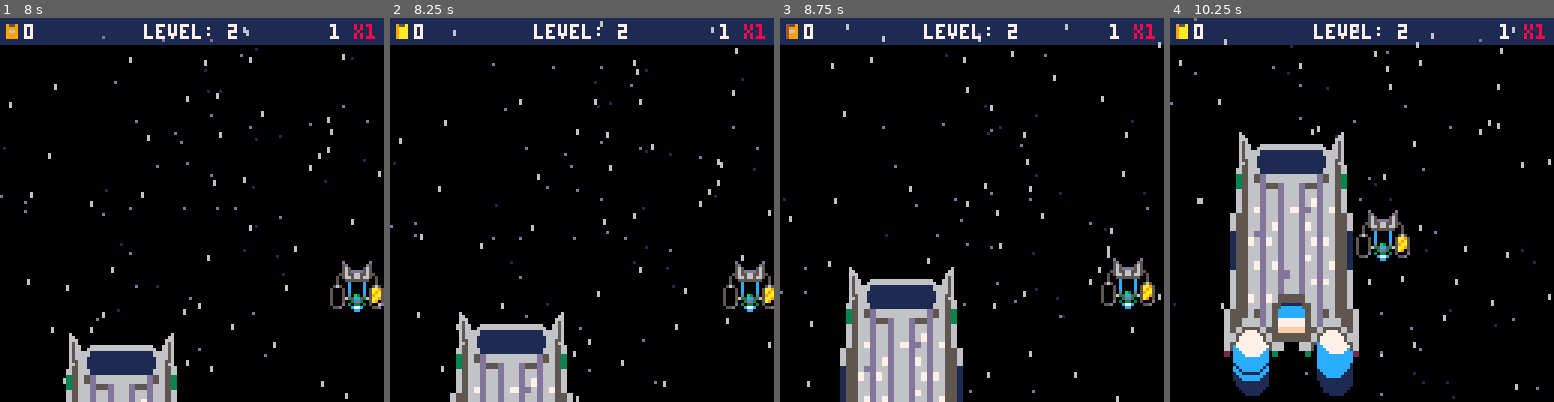
Above: before the commit, frames 1-4 (left to right).
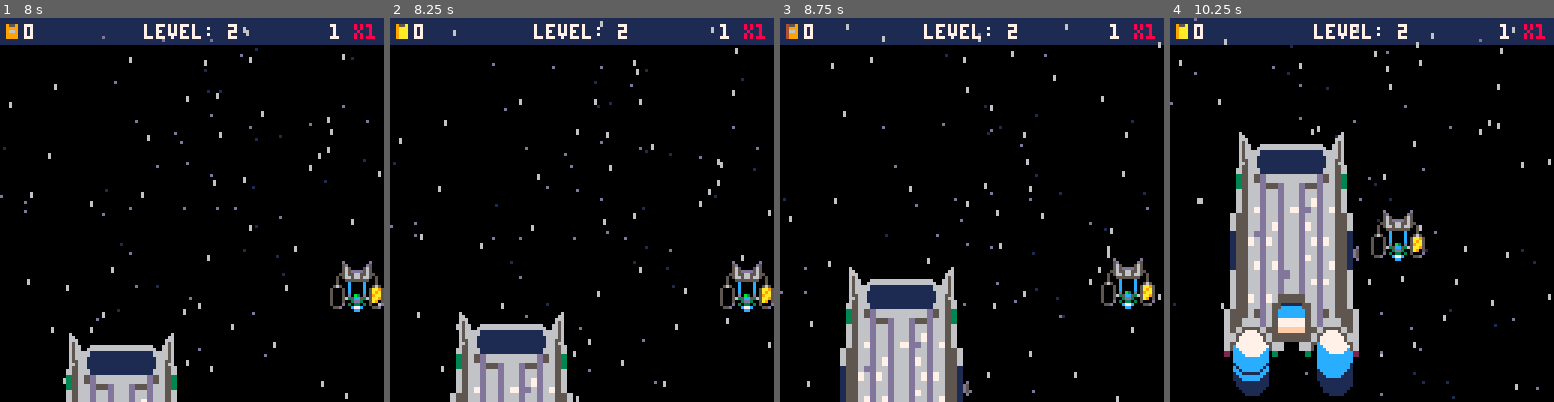
Above: after the commit, the same moments.

Repository: jacobneal65/drop-p8
Game: PICO-8 cartridge drop.p8
The game is run twice, just before and just after one commit, with the same random seed, the same clock (stepped at 60 frames per second) and the same inputs.
Inputs:
- Up to frame 1 (8 s): hold Right 1.6-2.1 s; hold Up 2.15-2.42 s; hold Right 2.47-3.03 s; hold Left 3.08-3.58 s; hold Down 3.63-3.97 s; hold Right 4.02-4.68 s; hold Up 4.73-5.03 s; hold Left 5.08-5.68 s; hold Down 5.73-6.03 s; hold Right 6.08-6.58 s; hold Right 6.63-7.13 s; hold Up 7.18-7.45 s; hold Right from 7.5 s (still down)
- Up to frame 2 (8.25 s): release Right at 8.07 s; hold Left from 8.12 s (still down)
- Up to frame 3 (8.75 s): release Left at 8.62 s; hold Down from 8.67 s (still down)
- Up to frame 4 (10.25 s): release Down at 9 s; hold Right 9.05-9.72 s; hold Up 9.77-10.07 s; hold Left from 10.12 s (still down)

Frame 1 is identical in both runs. In frame 2, 1.0% of the frame differs, in the area x 85-100%, y 63-77%; in frame 3, less than 0.1%; in frame 4, 1.3%, in the area x 47-67%, y 50-64%.

Commit message:
animation update

Diff:
--- a/drop.p8
+++ b/drop.p8
@@ -596,13 +596,15 @@
 function init_eol()
 	eol_t=0
 	s_tmr=0
-	rf_tmr=0
+	dk_tmr=0--dock
 	m_off=80
 	mv_plyr=true
 	fruitlet={}
 	--reset plyr spr
 	rst_pspr()
-	fr_spr,fl_spr=36,52
+	fr_spr,fl_spr=36,52--tanks
+	dock_spr=76
+	gen_tmr=0--general timer
 	ip_x=p_x
 	ip_y=p_y
 	e_state=0
@@ -633,8 +635,37 @@
 			else
 			end
 		end
-
-	end
+	end
+	if e_state==1 then
+		--extend
+		if gen_tmr > 2 then
+			dock_spr-=1
+			gen_tmr=0
+			sfx(13)
+			if dock_spr==70 then
+				puff(62,74,f2c)
+				e_state=2
+			end
+		else
+		 gen_tmr+=1
+		end
+	end
+	if e_state==2 then
+		--drain and fill tanks
+		if gen_tmr > 10 then
+			sfx(14)
+			gen_tmr=0
+			fuel=min(fuel+4,120)
+			b_points=max(b_points-1,0)
+			if fuel==120 and b_points == 0 then
+				e_state=3
+			end
+		else
+			gen_tmr+=1
+		end
+
+	end
+
 --	if level < #levels+1 then
 -- init_fruitlet()
 --		init_fruit_wave()
@@ -644,6 +675,16 @@
 
 end
 
+function p_lerp()
+	eol_t=min(eol_t+0.01,1)
+ local _t=easeinoutovershoot(eol_t)
+	p_x=lerp(ip_x,74,_t)
+	p_y=lerp(ip_y,72,_t)
+	if eol_t==1 then
+		mv_plyr=false
+	end
+end
+
 function drw_eol()
 	drw_player()
 	drw_points()
@@ -656,28 +697,7 @@
 	spr(64,mx,my+m_off,6,10)
 	fire(mx+11,my+72+m_off,0,0.5,6,6,f3c)
 	fire(mx+39,my+72+m_off,0,0.5,6,6,f3c)
-end
-
-function draw_refuelrs()
-	--move this to update
-	lx,ly,rx,ry=35,88,80,88
-	if e_state==1 then--launch
-		rf_tmr=min(rf_tmr+0.01,1)
-		local _t=easeoutquad(rf_tmr)
-		lx,ly=qbc(_t,35,88,0,64,45,31)
-		rx,ry=qbc(_t,80,88,112,64,67,31)
-		if _t==1 then
-			e_state=2
-		end
-	end
-	if e_state==2 then
-		--transfer fuel
-	end
-
-	spr(40,lx,ly+m_off)--lship
-	spr(19,lx-6,ly+2+m_off)--lcase
-	spr(40,rx,ry+m_off,1,1,true)
-	spr(19,rx+6,ry+2+m_off,1,1,true)
+	spr(dock_spr,mx+45,my+42+m_off)
 end
 
 --warp to next area
@@ -685,15 +705,7 @@
 
 end
 
-function p_lerp()
-	eol_t=min(eol_t+0.01,1)
- local _t=easeinoutovershoot(eol_t)
-	p_x=lerp(ip_x,70,_t)
-	p_y=lerp(ip_y,72,_t)
-	if eol_t==1 then
-		mv_plyr=false
-	end
-end
+
 -->8
 --particles
 
@@ -995,11 +1007,11 @@
 0005000000050000000a000000090000000500000000000006566560065656000000000000000000006610000000661000000000000000000000000000000000
 000500000005000000050000000a0000000500000000000005422450054225000000000000000000000000000000000000000000000000000000000000000000
 00000000000000000000000000000000000000000000000000000000000000000000000000000000000000000000000000000000000000000000000000000000
-00000000000000000000000000000000000000000000000000000000000000000000000000000000000000000000000000000000000000000000000000000000
-00000000000000000000000000000000000000000000000000000000000000000000000000000000000000000000000000000000000000000000000000000000
-00000000000000000000000000000000000000000000000000000000000000000000000000000000000000000000000000000000000000000000000000000000
-00000000000000000000000000000000000000000000000000000000000000000000000000000000000000000000000000000000000000000000000000000000
-00000006000000000000000000000000000000000600000000000000000000000000000000000000000000000000000000000000000000000000000000000000
+0000000000000000000000000000000000000000000000000000000d000000d000000d000000d000000d000000d000000d000000000000000000000000000000
+000000000000000000000000000000000000000000000000661661d516616d506166d500661d500066d500006d500000d5000000000000000000000000000000
+000000000000000000000000000000000000000000000000616616d566166d501661d500616d500061d500001d500000d5000000000000000000000000000000
+000000000000000000000000000000000000000000000000166166d561661d506616d500166d500016d500006d500000d5000000000000000000000000000000
+0000000600000000000000000000000000000000060000000000000d000000d000000d000000d000000d000000d000000d000000000000000000000000000000
 00000006600000000000000000000000000000006600000000000000000000000000000000000000000000000000000000000000000000000000000000000000
 00000006660000000000000000000000000000066600000000000000000000000000000000000000000000000000000000000000000000000000000000000000
 00000006560000000000000000000000000000065600000000000000000000000000000000000000000000000000000000000000000000000000000000000000
Not shown, changed: the sound effects (__sfx__) section of drop.p8
